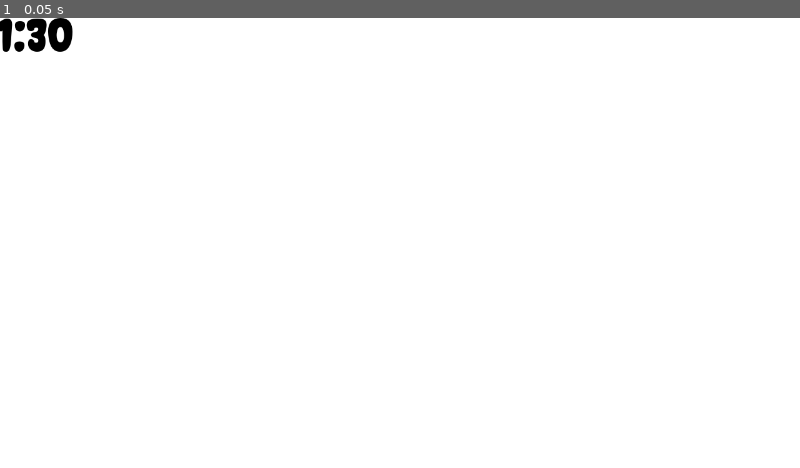
Above: before the commit, frame 1.
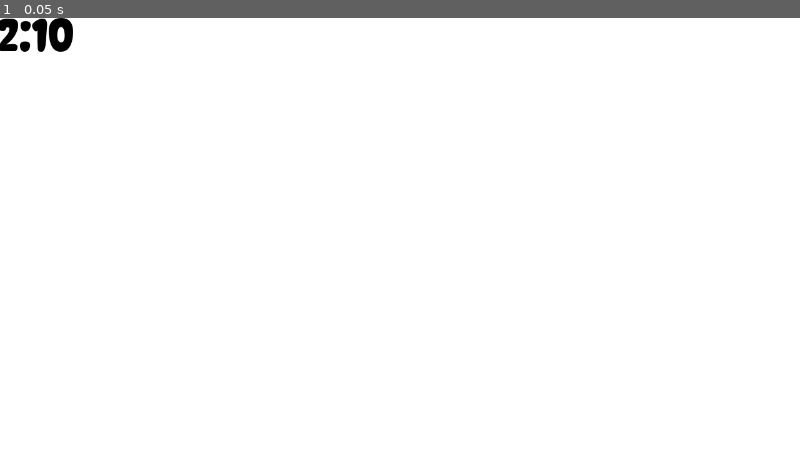
Above: after the commit, the same moment.

Repository: MerilynMerisalu/games
Game: Godot game, scene res://Main/Main.tscn
Two runs of this game, one before a commit and one after it. Both use one fixed random seed, a clock stepped at 60 frames per second and the inputs below. Before the commit the project starts from res://Main.tscn.
Inputs:
- Up to frame 1 (0.05 s): no input

The runs differ from the first frame. In frame 1, 0.3% of the frame differs, in the area x 0-10%, y 0-8%.

Commit message:
small changes

Diff:
--- a/hair_catch/Control.gd
+++ b/hair_catch/Control.gd
@@ -1,6 +1,6 @@
 extends Control
 var time_left : int
-var total_time_minutes: int = 90;
+var total_time_minutes: int = 130;
 
 
 func _ready() -> void:
--- a/hair_catch/Main.tscn
+++ /dev/null
@@ -1,46 +0,0 @@
-[gd_scene load_steps=5 format=3 uid="uid://dtknlojqi1gex"]
-
-[ext_resource type="Script" path="res://Main.gd" id="1_8yy7n"]
-[ext_resource type="FontFile" uid="uid://buaiulg5qxakw" path="res://assets/fonts/singly-linked-font/SinglyLinkedRegular-vmoRL.otf" id="2_hk4k8"]
-[ext_resource type="Script" path="res://Control.gd" id="2_td8yi"]
-
-[sub_resource type="LabelSettings" id="LabelSettings_boo2a"]
-font = ExtResource("2_hk4k8")
-font_size = 77
-font_color = Color(0, 0, 0, 1)
-
-[node name="Main" type="Node"]
-script = ExtResource("1_8yy7n")
-
-[node name="Timer" type="Timer" parent="."]
-autostart = true
-
-[node name="ColorRect" type="ColorRect" parent="."]
-anchors_preset = 15
-anchor_right = 1.0
-anchor_bottom = 1.0
-grow_horizontal = 2
-grow_vertical = 2
-
-[node name="CanvasLayer" type="CanvasLayer" parent="."]
-
-[node name="Control" type="Control" parent="CanvasLayer"]
-layout_mode = 3
-anchors_preset = 15
-anchor_right = 1.0
-anchor_bottom = 1.0
-grow_horizontal = 2
-grow_vertical = 2
-script = ExtResource("2_td8yi")
-
-[node name="Label" type="Label" parent="CanvasLayer/Control"]
-layout_mode = 0
-offset_left = -5.0
-offset_top = -5.0
-offset_right = 329.0
-offset_bottom = 61.0
-theme_override_colors/font_color = Color(0, 0, 0, 1)
-text = "00:00"
-label_settings = SubResource("LabelSettings_boo2a")
-
-[connection signal="timeout" from="Timer" to="CanvasLayer/Control" method="_on_timer_timeout"]
--- /dev/null
+++ b/hair_catch/Main/Main.tscn
@@ -0,0 +1,21 @@
+[gd_scene load_steps=3 format=3 uid="uid://dtknlojqi1gex"]
+
+[ext_resource type="Script" path="res://Main/Main.gd" id="1_a1jmq"]
+[ext_resource type="PackedScene" uid="uid://c4ohbmasil6mr" path="res://UI/UI_Control/UI_Control.tscn" id="2_5465v"]
+
+[node name="Main" type="Node"]
+script = ExtResource("1_a1jmq")
+
+[node name="Timer" type="Timer" parent="."]
+autostart = true
+
+[node name="ColorRect" type="ColorRect" parent="."]
+anchors_preset = 15
+anchor_right = 1.0
+anchor_bottom = 1.0
+grow_horizontal = 2
+grow_vertical = 2
+
+[node name="CanvasLayer" type="CanvasLayer" parent="."]
+
+[node name="Control" parent="CanvasLayer" instance=ExtResource("2_5465v")]
--- /dev/null
+++ b/hair_catch/UI/UI_Control/UI_Control.tscn
@@ -0,0 +1,28 @@
+[gd_scene load_steps=4 format=3 uid="uid://c4ohbmasil6mr"]
+
+[ext_resource type="Script" path="res://Control.gd" id="1_ddojs"]
+[ext_resource type="FontFile" uid="uid://buaiulg5qxakw" path="res://assets/fonts/singly-linked-font/SinglyLinkedRegular-vmoRL.otf" id="2_dfko6"]
+
+[sub_resource type="LabelSettings" id="LabelSettings_boo2a"]
+font = ExtResource("2_dfko6")
+font_size = 77
+font_color = Color(0, 0, 0, 1)
+
+[node name="Control" type="Control"]
+layout_mode = 3
+anchors_preset = 15
+anchor_right = 1.0
+anchor_bottom = 1.0
+grow_horizontal = 2
+grow_vertical = 2
+script = ExtResource("1_ddojs")
+
+[node name="Label" type="Label" parent="."]
+layout_mode = 0
+offset_left = -5.0
+offset_top = -5.0
+offset_right = 329.0
+offset_bottom = 61.0
+theme_override_colors/font_color = Color(0, 0, 0, 1)
+text = "00:00"
+label_settings = SubResource("LabelSettings_boo2a")
--- a/hair_catch/project.godot
+++ b/hair_catch/project.godot
@@ -11,7 +11,7 @@
 [application]
 
 config/name="Hair Catch"
-run/main_scene="res://Main.tscn"
+run/main_scene="res://Main/Main.tscn"
 config/features=PackedStringArray("4.2", "Mobile")
 config/icon="res://icon.svg"
 
Renamed: hair_catch/Main.gd -> hair_catch/Main/Main.gd
